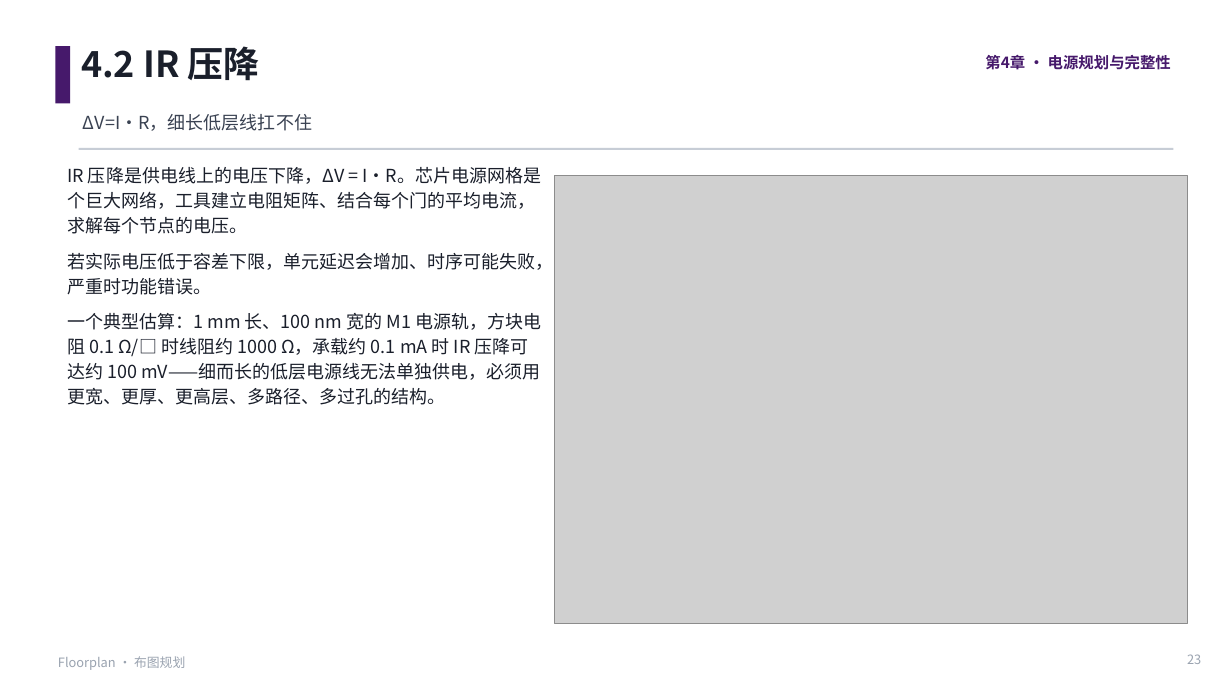
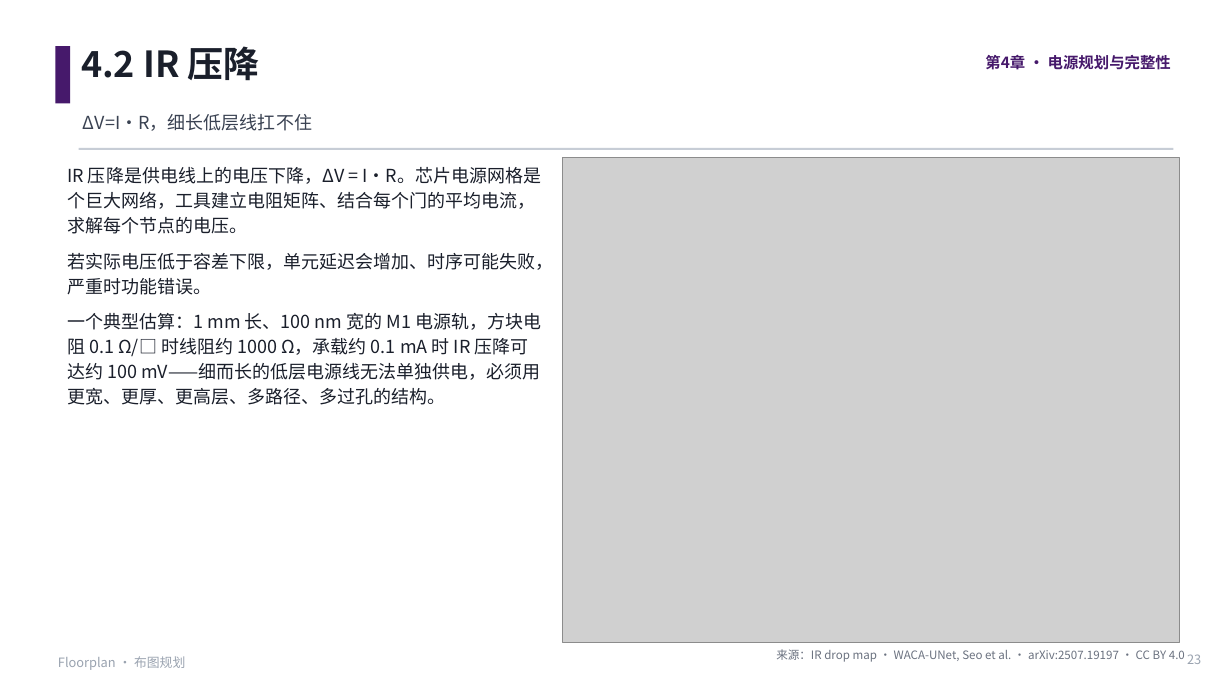
Before and after one commit to JinChengZ18/IC_Learning_Material, a slide deck: slide 23 of IC_Backend_Notes/slides/05_Floorplan - 副本.pptx. Drawn at 1232x693 pixels with LibreOffice and Linux fonts; fonts in the diff are those of the drawing; grey boxes stand for pictures. Boxes give left, top, right and bottom in pixels: in the first picture for what was removed or moved away, otherwise in the second. Text is boxed around its words. In the diff, an @@ line names an element or a change of style, - is before the commit and + after.

```diff
--- a/IC_Backend_Notes/slides/05_Floorplan - 副本.pptx
+++ b/IC_Backend_Notes/slides/05_Floorplan - 副本.pptx
@@ picture: place and size @@
-picture at <box>555,176,1188,623</box>
+picture at <box>562,157,1179,642</box>
@@ text added at <box>776,649,1185,662</box>, 9 pt, text #6B7280 @@
+来源：IR drop map · WACA-UNet, Seo et al. · arXiv:2507.19197 · CC BY 4.0
```
Also in this commit, not shown: 10 other slides changed, 20 other files.
